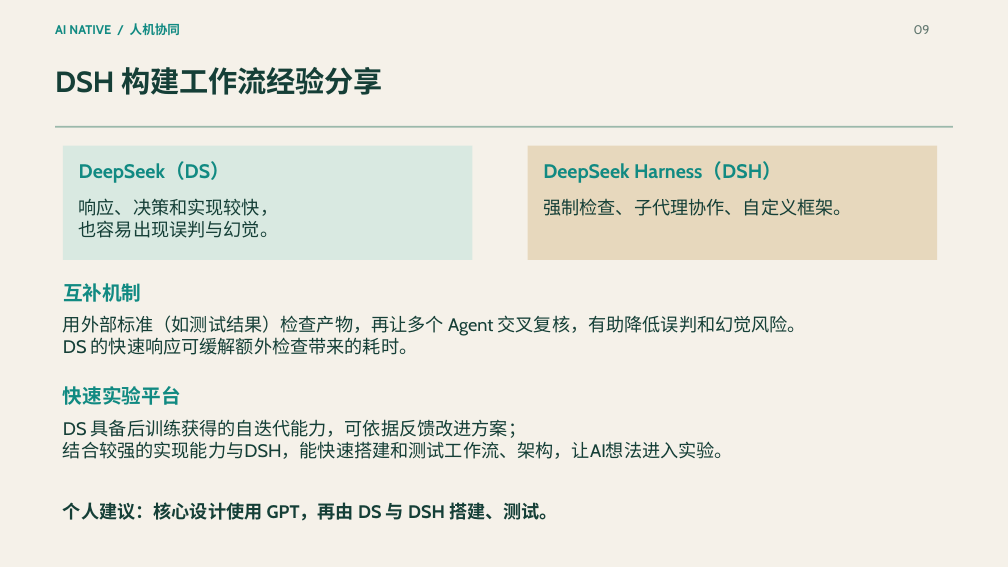
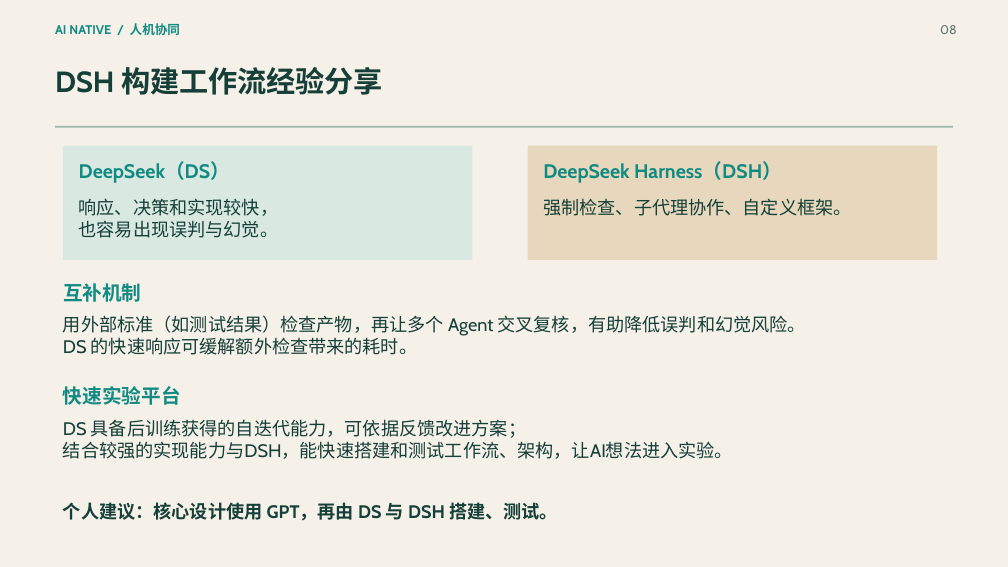
Before and after one commit to haoyanzhen/AIReports, a slide deck: slide 8 of AI native 人机协同与个人工作流｜主线重制版.pptx (slide 9 before the commit). Drawn at 1008x567 pixels with LibreOffice and Linux fonts; fonts in the diff are those of the drawing. Boxes give left, top, right and bottom in pixels: in the first picture for what was removed or moved away, otherwise in the second. Text is boxed around its words. In the diff, an @@ line names an element or a change of style, - is before the commit and + after.

```diff
--- a/AI native 人机协同与个人工作流｜主线重制版.pptx
+++ b/AI native 人机协同与个人工作流｜主线重制版.pptx
@@ text at bbox=[940, 25, 957, 34]: text changed @@
-09
+08
```
Also in this commit, not shown: 15 other slides changed, 2 slides added, 1 slide removed.
